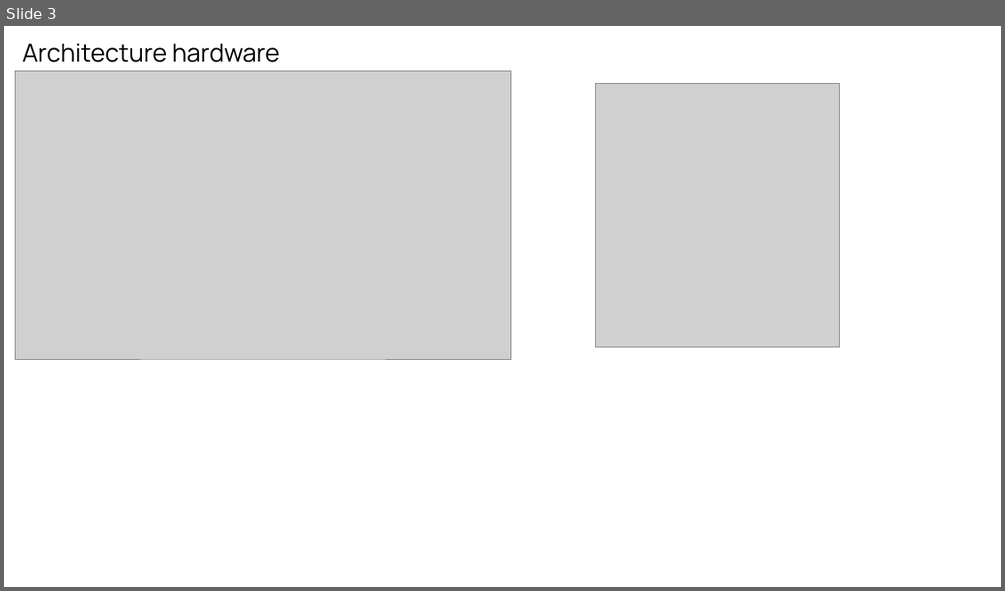
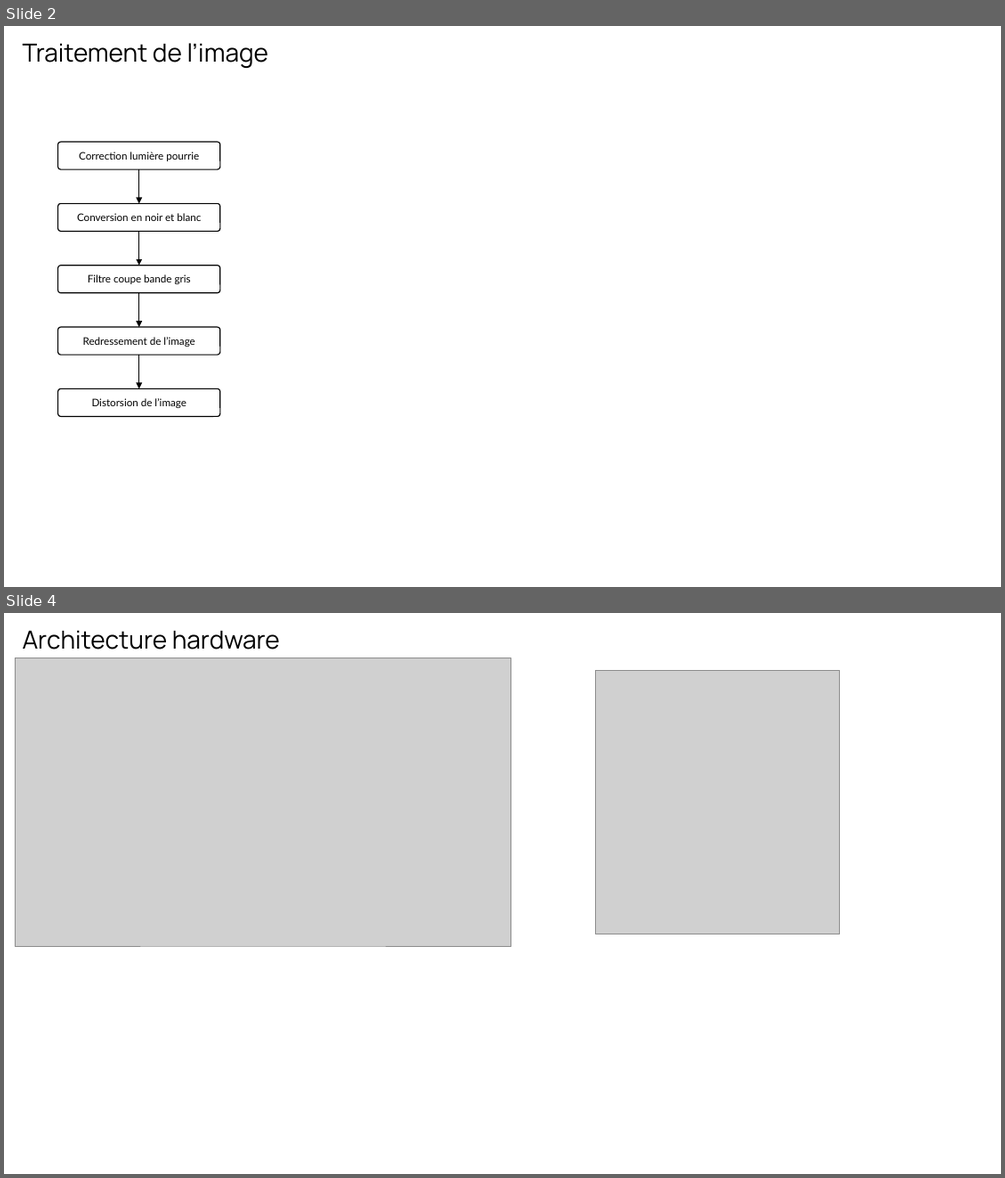
Before and after one commit to noegame/picam, a slide deck: docs/architecture.pptx. Shown one above the other, each under a label of ours: slide 3 before the commit, slides 2 and 4 after it; the slides between them are not shown. The pictures are 1005x591 and 1005x1178 pixels, drawn with LibreOffice and Linux fonts; fonts in the diff are those of the drawing; grey boxes stand for pictures. Boxes give left, top, right and bottom in pixels: in the first picture for what was removed or moved away, otherwise in the second. Text is boxed around its words. In the diff, an @@ line names an element or a change of style, - is before the commit and + after.

```diff
--- a/docs/architecture.pptx
+++ b/docs/architecture.pptx
@@ slide 2 added at box(4, 26, 1001, 587), background #FFFFFF @@
@@ text added at box(23, 43, 268, 68), 24 pt, text #000000 @@
+Traitement de l’image
@@ rounded rectangle added at box(57, 142, 220, 169), outline #000000 1 pt, 10 pt, text #000000 @@
+Correction lumière pourrie
@@ arrow added from (139, 169) to (139, 203), #000000 1 pt @@
@@ rounded rectangle added at box(57, 203, 220, 231), outline #000000 1 pt, 10 pt, text #000000 @@
+Conversion en noir et blanc
@@ arrow added from (139, 231) to (139, 265), #000000 1 pt @@
@@ rounded rectangle added at box(57, 265, 220, 293), outline #000000 1 pt, 10 pt, text #000000 @@
+Filtre coupe bande gris
@@ arrow added from (139, 293) to (139, 327), #000000 1 pt @@
@@ rounded rectangle added at box(57, 327, 220, 354), outline #000000 1 pt, 10 pt, text #000000 @@
+Redressement de l’image
@@ arrow added from (139, 354) to (139, 389), #000000 1 pt @@
@@ rounded rectangle added at box(57, 389, 220, 417), outline #000000 1 pt, 10 pt, text #000000 @@
+Distorsion de l’image
@@ what was slide 3 is now slide 4 @@
```
Also in this commit, not shown: 2 slides changed, 14 other files.
